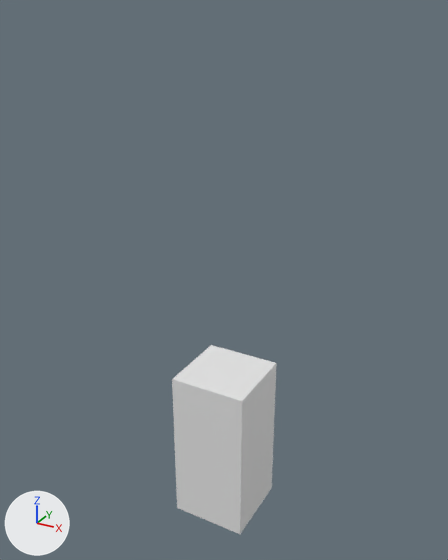
What one commit did to the glTF model 箱庭/Asset/Models/Terrains/R'lyeh/Pillar/Pillar.gltf.
Both versions are drawn from a 50 mm camera at (6.64, -12.15, 11.89) aimed at (-0.13, 0.16, 5.73). Lighting does not change. The marker at lower left points along +X, +Y and +Z. Vertices at the same position are counted once.

The first picture shows 'COL'.
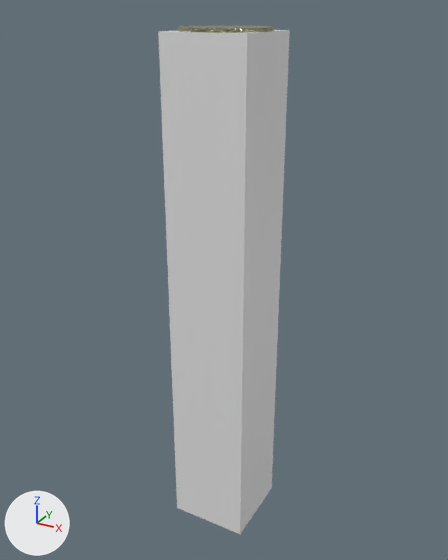
Pixel boxes [x1, y1, x2, y2] of what changed, in the pictures (448 x 560 px):
'COL', mesh rescaled (25% wider, 166% taller)
    before: [172, 345, 277, 534]
    after: [158, 30, 290, 534]
'円柱', reshaped (not visible before)
    after: [178, 26, 274, 33]

Edits to the bpy script that builds the scene:
```text
Change me_円柱:
    used by ob_円柱; location = (0.0, 0.0, 0.0)
    remove me_円柱.from_pydata(...)  # 384 vertices, 764 faces; spans x -0.99..0.99, y -0.99..0.99, z -1.0..3.17
    add me_円柱.from_pydata(...)  # 1150 vertices, 2292 faces; spans x -0.99..0.99, y -0.99..0.99, z -1.0..11.52
    me_円柱 part 1: 766 vertices added at x -0.99..0.99, y -0.99..0.99, z 3.17..11.52
Change me_立方体:
    where me_立方体.from_pydata(...)  # 8 vertices, 12 faces; spans x -1.0..1.0, y -1.0..1.0, z -1.0..3.24
    used by ob_col; location = (0.0, 0.0, 0.0)
    me_立方体 part 2: the whole mesh is scaled about its middle by (1, 1, 2.93), then moved by (0.0, 0.0, 4.1)
```
